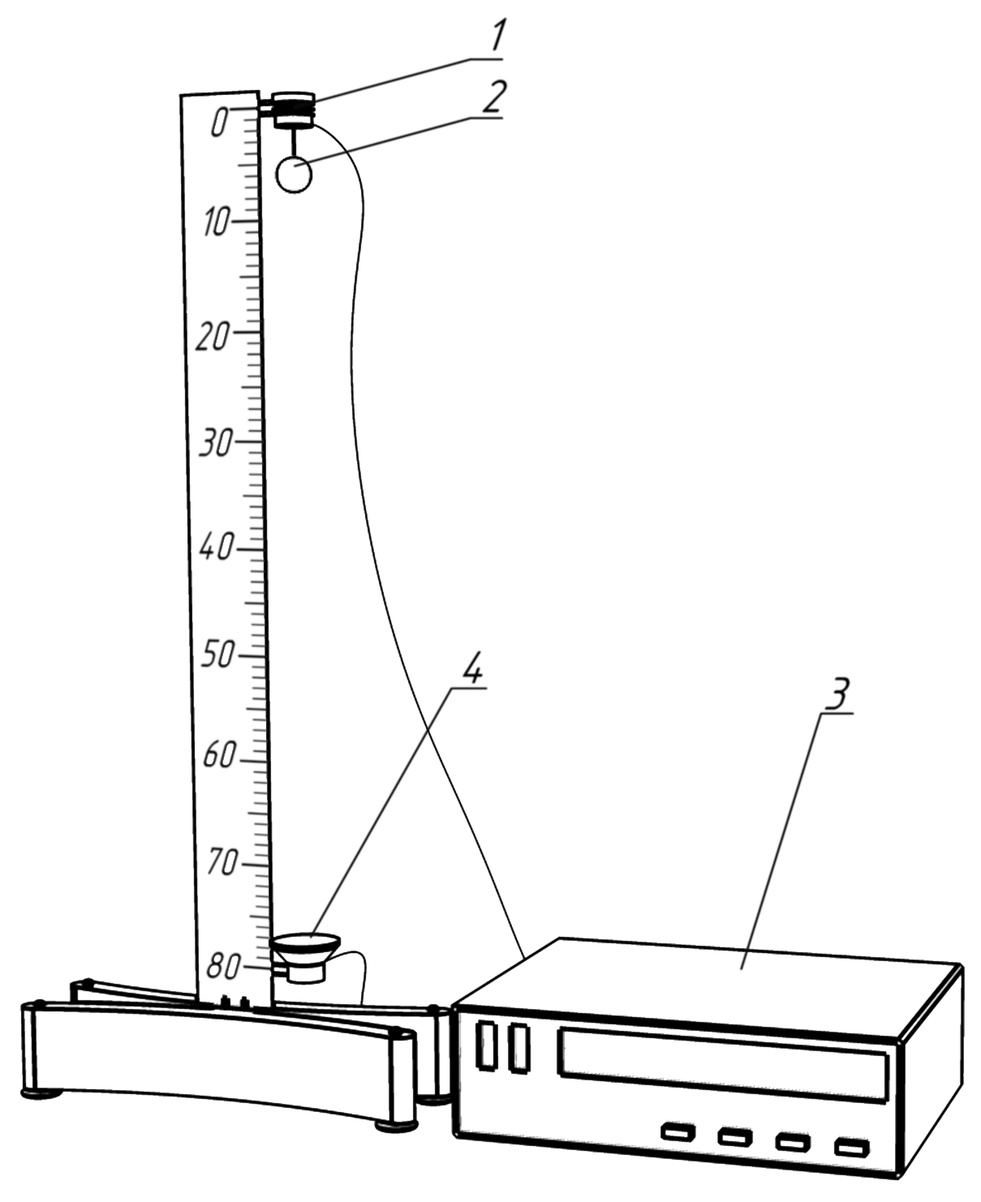
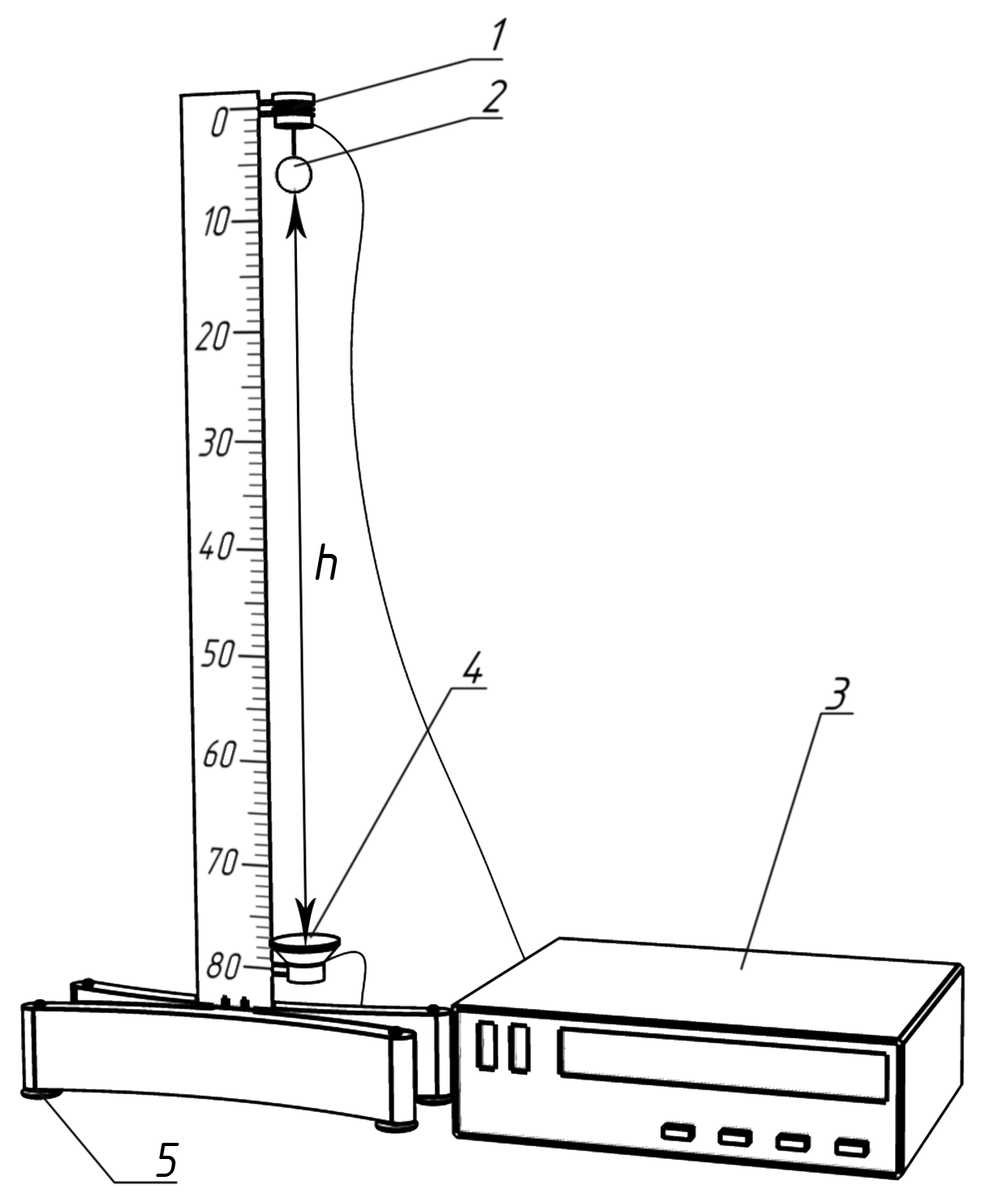
Before/after of a 981 × 1202 layered artwork. What changed in the layer stack:
painted on "RefDef" over [left=35, top=1088, right=179, bottom=1186]
added layer "Shape 3" above "h" over [left=292, top=201, right=308, bottom=916]
added layer "h" above "Shape 2 copy" over [left=314, top=543, right=338, bottom=581]
added layer "Shape 2 copy" above "Shape 2" over [left=284, top=186, right=308, bottom=240]
added layer "Shape 2" above "Shape 1" over [left=294, top=898, right=317, bottom=947]
added layer "5" above "Ruler" over [left=155, top=1143, right=180, bottom=1178]
